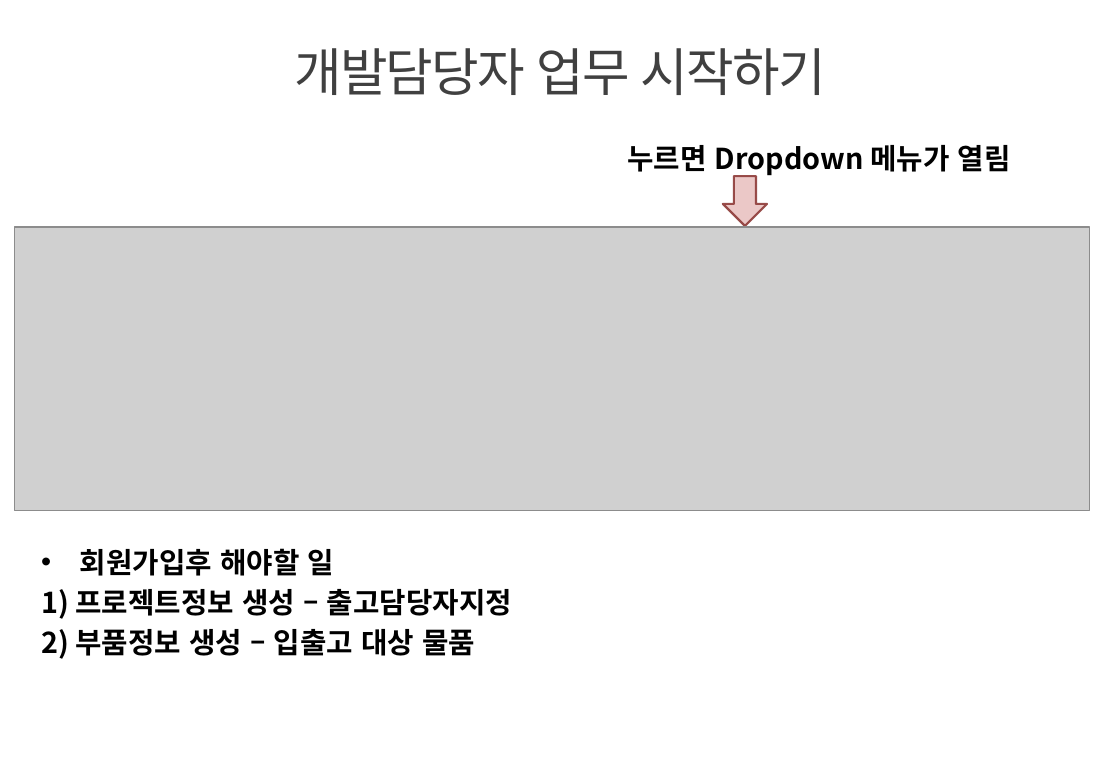
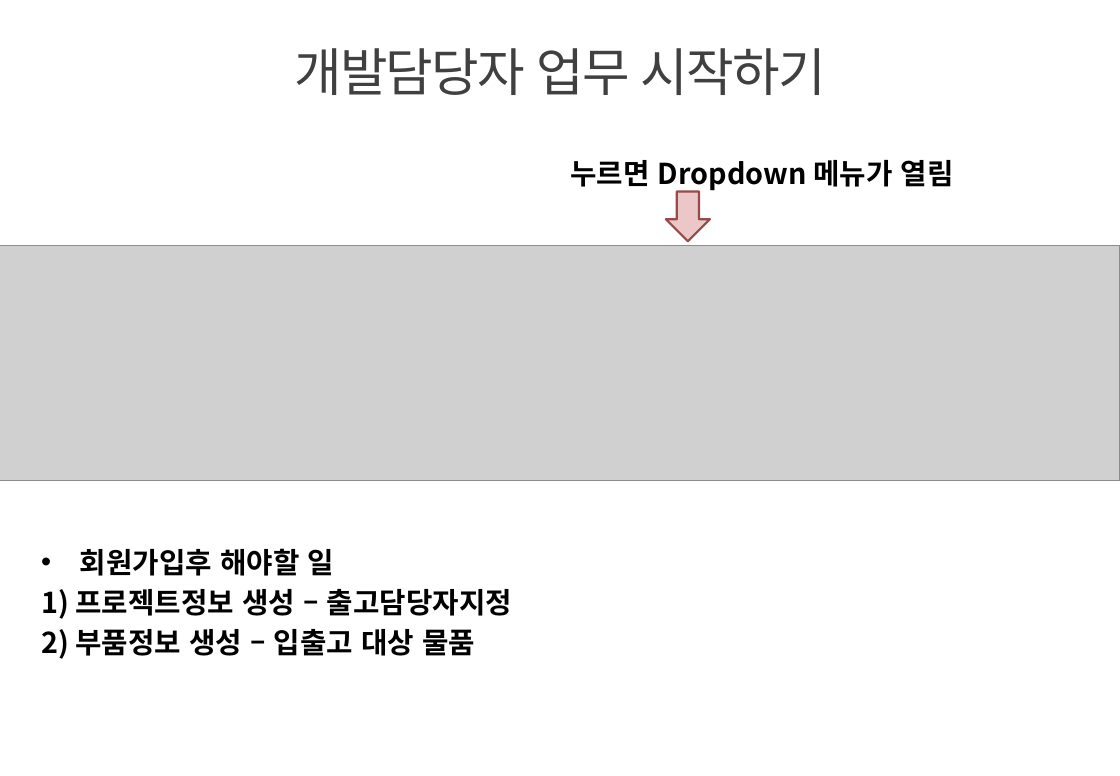
Before and after one commit to jaeyong1/stockmgmt, a slide deck: slide 9 of src/main/webapp/resources/doc/innoparts_user_guide.pptx. Drawn at 1120x776 pixels with LibreOffice and Linux fonts; fonts in the diff are those of the drawing; grey boxes stand for pictures; background and template pictures are left out. Boxes give left, top, right and bottom in pixels: in the first picture for what was removed or moved away, otherwise in the second. Text is boxed around its words. In the diff, an @@ line names an element or a change of style, - is before the commit and + after.

```diff
--- a/src/main/webapp/resources/doc/innoparts_user_guide.pptx
+++ b/src/main/webapp/resources/doc/innoparts_user_guide.pptx
@@ text "누르면 Dropdown 메뉴가 열림" moved from (x1=627, y1=145, x2=1011, y2=177) to (x1=570, y1=160, x2=954, y2=192) @@
@@ down arrow moved from (x1=723, y1=176, x2=767, y2=225) to (x1=666, y1=191, x2=710, y2=241) @@
@@ picture resized from (x1=14, y1=226, x2=1089, y2=510) to (x1=0, y1=245, x2=1120, y2=481) @@
```
Also in this commit, not shown: 19 other slides changed, 6 slides added, 1 slide removed, 9 other files.
